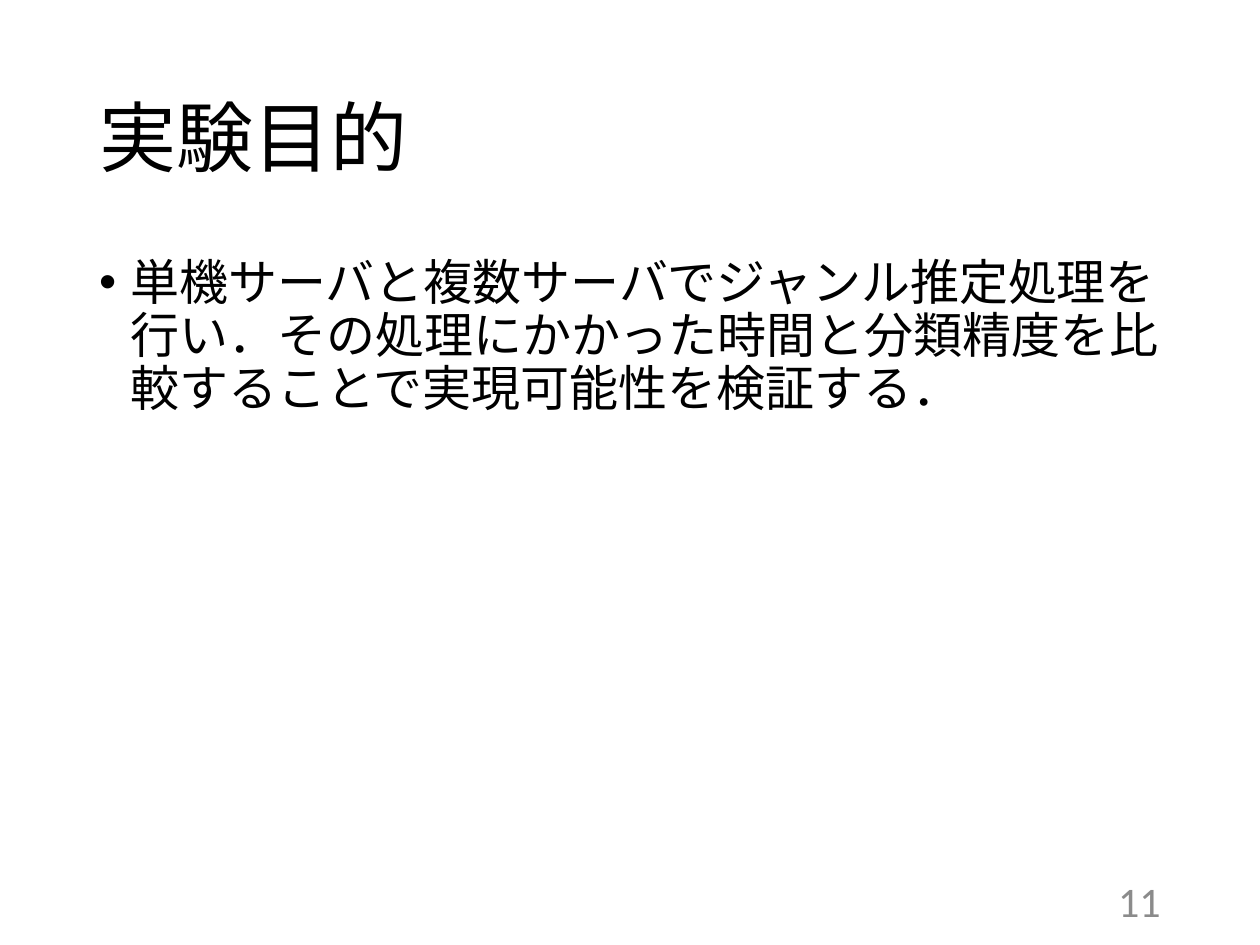
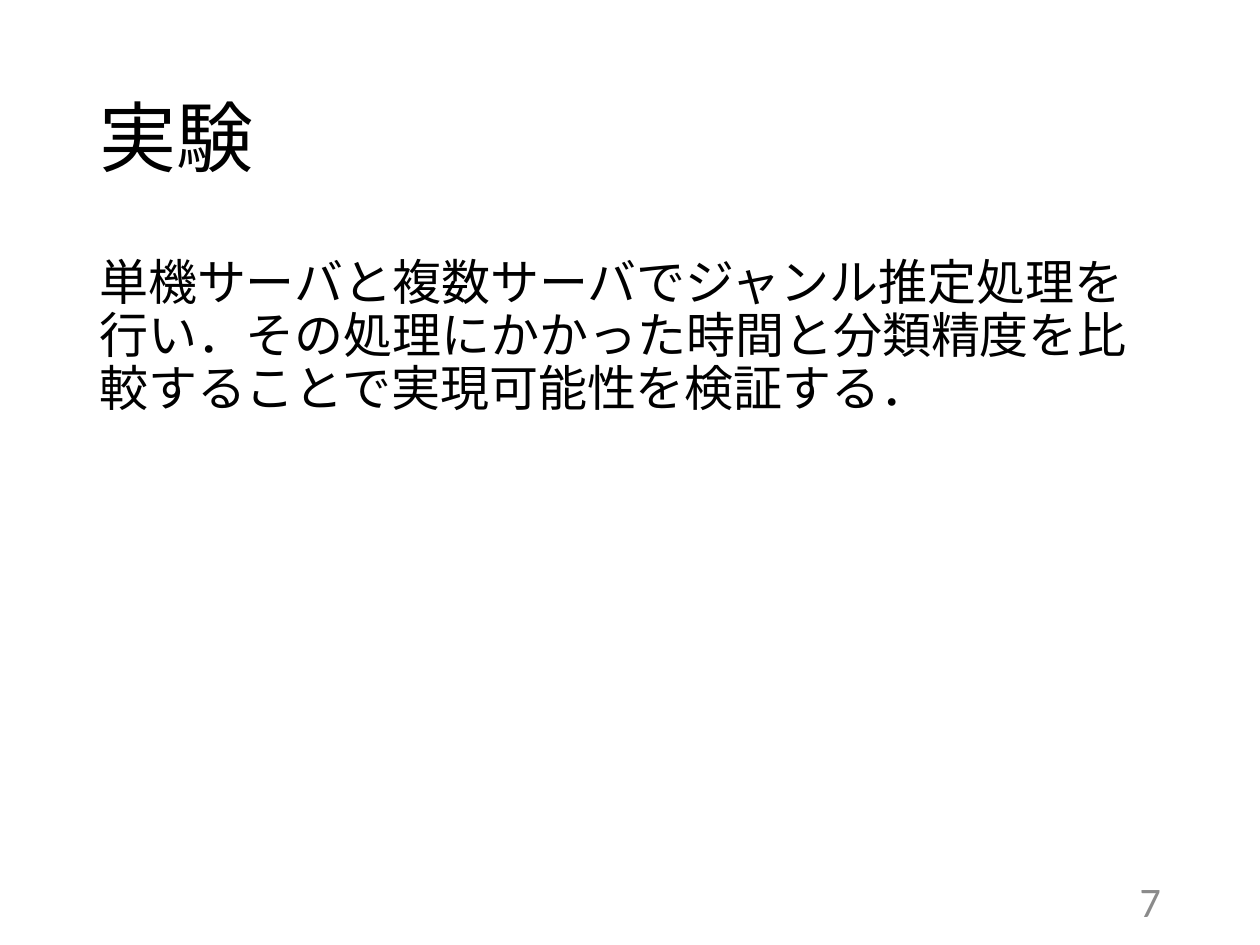
Before and after one commit to kait-takanolab/1821144-yoshii-thesis, a slide deck: slide 7 of 発表用スライド/1821144_卒研発表.pptx (slide 11 before the commit). Drawn at 1260x945 pixels with LibreOffice and Linux fonts; fonts in the diff are those of the drawing. Boxes give left, top, right and bottom in pixels: in the first picture for what was removed or moved away, otherwise in the second. Text is boxed around its words. In the diff, an @@ line names an element or a change of style, - is before the commit and + after.

```diff
--- a/発表用スライド/1821144_卒研発表.pptx
+++ b/発表用スライド/1821144_卒研発表.pptx
@@ title at box(99, 101, 253, 173): text changed @@
-実験目的
+実験
@@ text "単機サーバと複数サーバでジャンル推定処理を行い．その処理にかかった時間と分類精度を比較することで実現可能性を検証する．" at box(99, 258, 1127, 410): bullet • to none @@
@@ page number at box(1140, 890, 1161, 917): text changed @@
-11
+7
```
Also in this commit, not shown: 4 other slides changed, 1 slide removed.
